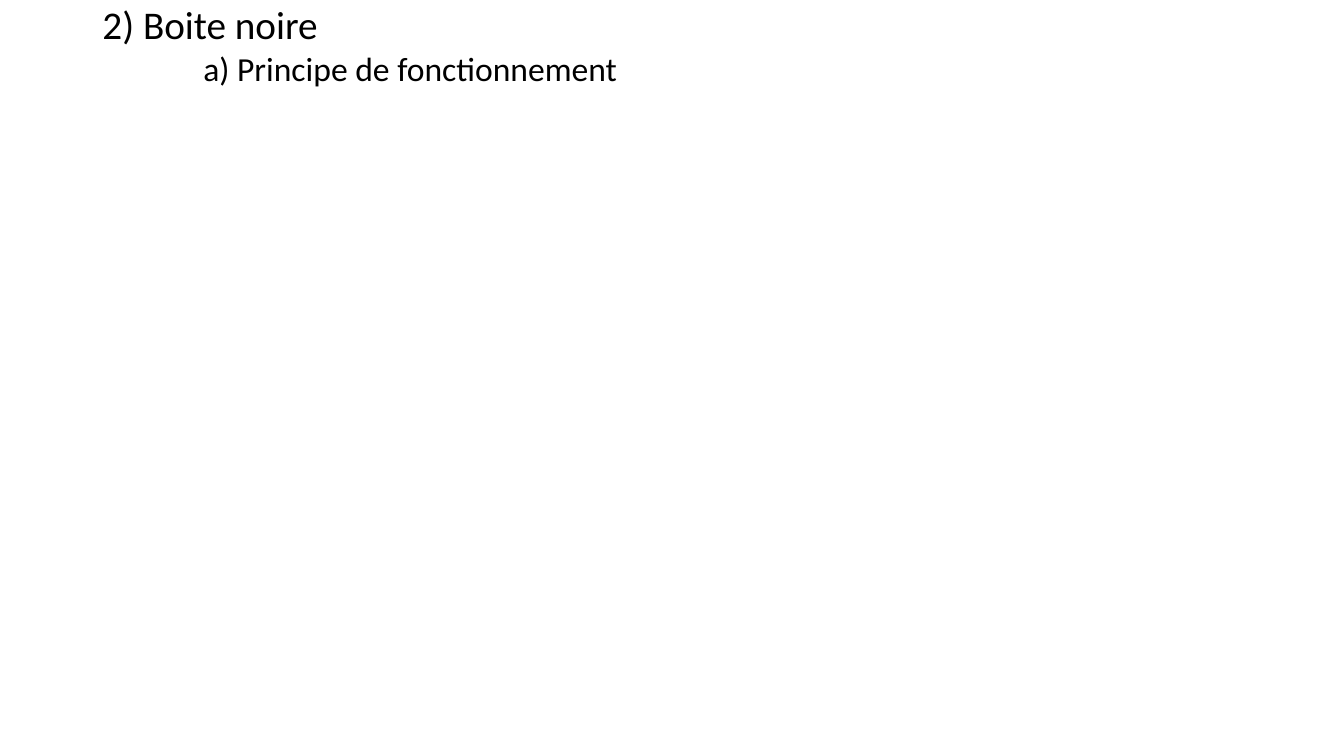
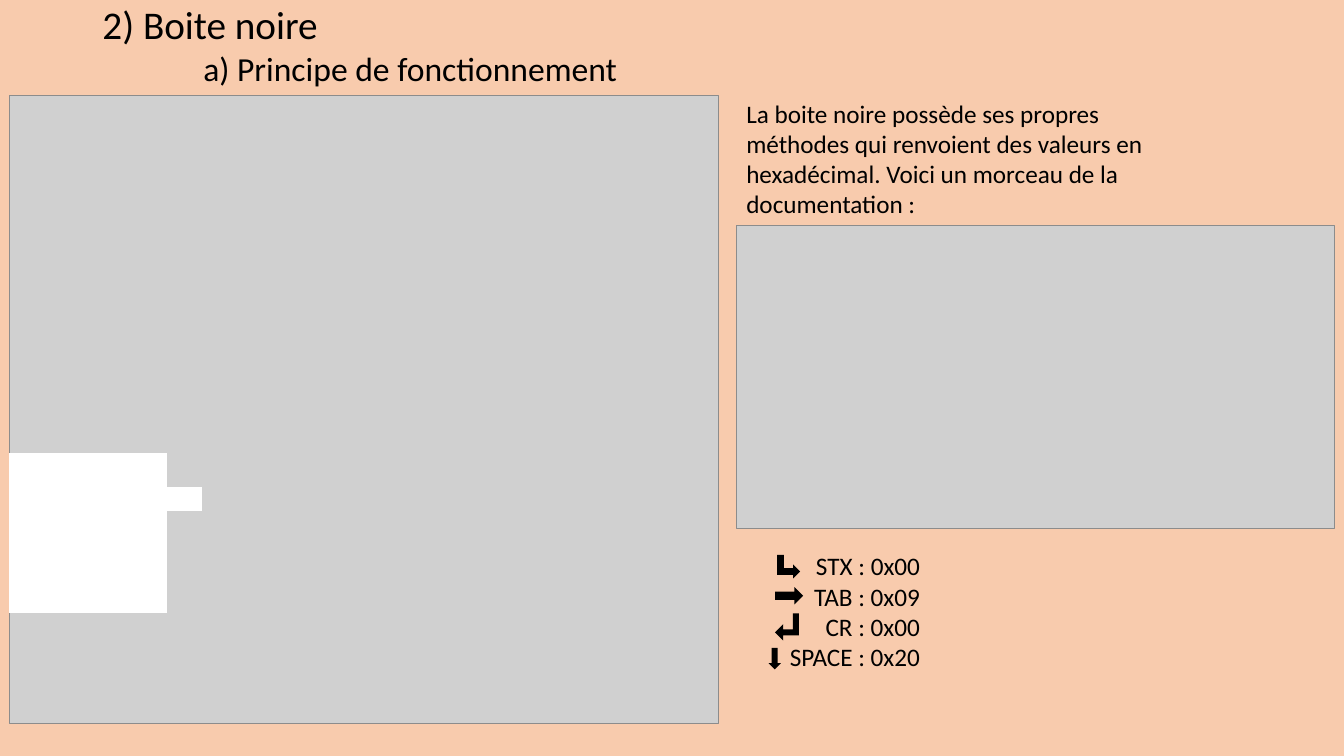
Before and after one commit to Maja2308/Projet_Cross, a slide deck: slide 31 of Diagrammes Communs/Presentation_Revue0.pptx (slide 27 before the commit). Drawn at 1344x756 pixels with LibreOffice and Linux fonts; fonts in the diff are those of the drawing; grey boxes stand for pictures. Boxes give left, top, right and bottom in pixels: in the first picture for what was removed or moved away, otherwise in the second. Text is boxed around its words. In the diff, an @@ line names an element or a change of style, - is before the commit and + after.

```diff
--- a/Diagrammes Communs/Presentation_Revue0.pptx
+++ b/Diagrammes Communs/Presentation_Revue0.pptx
@@ background #FFFFFF to #F8CBAD @@
@@ picture added at (10,96,719,725) @@
@@ text added at (746,105,1142,213), 18 pt, text #000000 @@
+La boite noire possède ses propres méthodes qui renvoient des valeurs en hexadécimal. Voici un morceau de la documentation :
@@ picture added at (736,226,1335,528) @@
@@ rectangle added at (10,455,166,613), fill #FFFFFF, outline #FFFFFF 1 pt @@
@@ rectangle added at (166,488,202,510), fill #FFFFFF, outline #FFFFFF 1 pt @@
@@ bent up arrow added at (778,556,800,577), fill #000000, outline #000000 1 pt @@
@@ text added at (790,558,920,666), 18 pt, text #000000 @@
+STX : 0x00
+TAB : 0x09
+CR : 0x00
+SPACE : 0x20
@@ right arrow added at (776,589,803,603), fill #000000, outline #000000 1 pt @@
@@ bent up arrow added at (777,614,799,639), fill #000000, outline #000000 1 pt @@
@@ down arrow added at (770,648,779,668), fill #000000, outline #000000 1 pt @@
```
Also in this commit, not shown: 25 other slides changed, 5 slides added, 1 slide removed, 2 other files.
